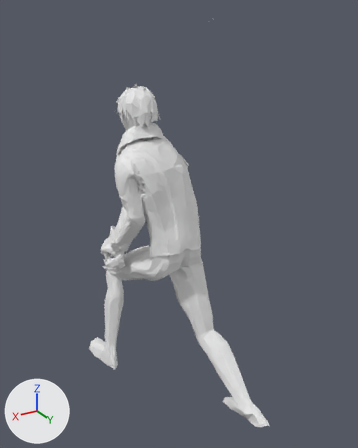
An edit to the FBX model Underhell/Assets/hero/hero underhellanik2.fbx, drawn before and after from the same camera.
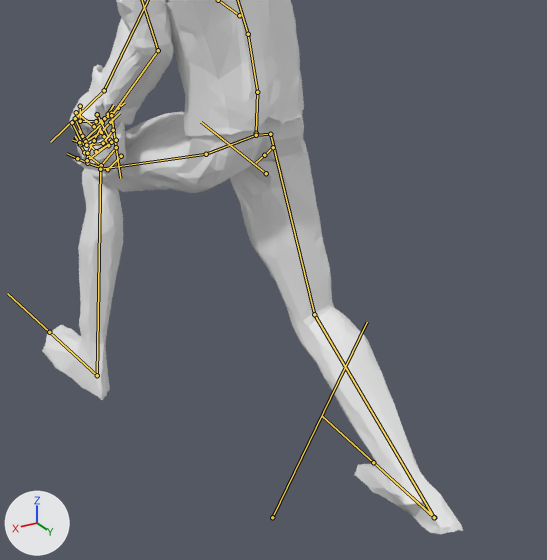
Old and new are each drawn whole from a 50 mm lens placed at (909.0, 1439.0, 900.0), pointed at (-106.0, -253.0, 54.0) and again close up on the part from 20% to 85% of the width and 44% to 98% of the height. Lighting does not change. The marker at lower left points along +X, +Y and +Z. Both versions are drawn at frame 1 of the action 'szkielet|PlaneAction'; the numbers are the values there. The bones that bend it are drawn over the model as lines in the close-ups.
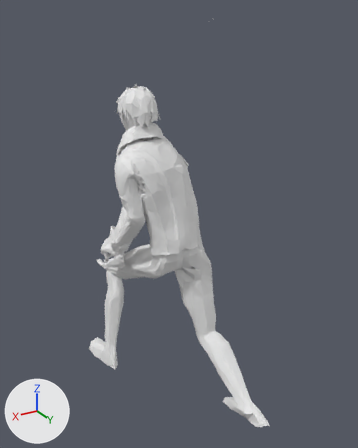
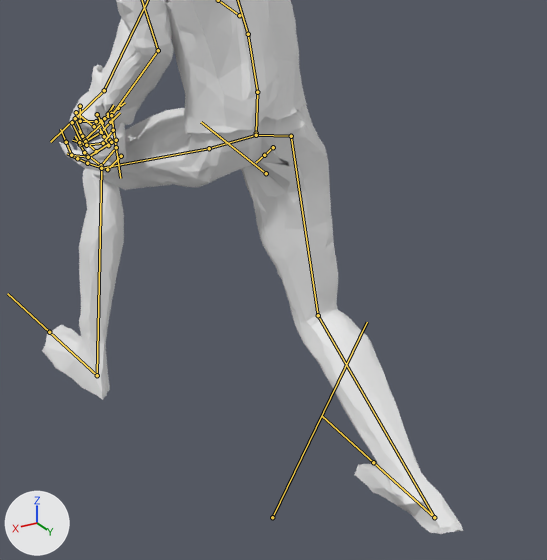
The change in detail:
Bone 'Bone.034' (bone_bone_034) turns from (75, 137, 38) to (93, 133, 37) degrees about its own x, y and z.
Bone 'Bone.035' (bone_bone_035) turns from (-97, -47, -22) to (-121, -59, 48) degrees about its own x, y and z.
Bone 'Bone.011' (bone_bone_011) turns from (0, 0, 0) to (5, 6, 13) degrees about its own x, y and z.
Bone 'Bone.012' (bone_bone_012) turns from (12, 5, -61) to (26, -3, -58) degrees about its own x, y and z.
Bone 'Bone.013' (bone_bone_013) turns from (-1, 1, 72) to (0, 0, 72) degrees about its own x, y and z.
Bone 'Bone.014' (bone_bone_014) turns from (0, 0, 0) to (-7, -16, 29) degrees about its own x, y and z.
Bone 'Bone.015' (bone_bone_015) turns from (-3, -30, -22) to (-26, -45, 23) degrees about its own x, y and z.
Bone 'Bone.016' (bone_bone_016) turns from (-15, -13, -26) to (-20, -15, -32) degrees about its own x, y and z.

Pixel boxes [x1, y1, x2, y2] of what changed, in the close-ups (547 x 560 px):
'Plane.010', posed: [42, 0, 463, 534] in both
bone 'Bone.034', root to tip: before (111, 142) to (87, 160); after (111, 142) to (88, 157)
bone 'Bone.035', root to tip: before (87, 160) to (87, 153); after (88, 157) to (71, 155)
bone 'Bone.011', root to tip: before (256, 135) to (206, 154); after (256, 135) to (209, 148)
bone 'Bone.012', root to tip: before (206, 154) to (100, 169); after (209, 148) to (101, 168)
bone 'Bone.013', root to tip: before (100, 169) to (97, 375); after (101, 168) to (97, 375)
bone 'Bone.014', root to tip: before (256, 135) to (270, 134); after (256, 135) to (291, 136)
bone 'Bone.015', root to tip: before (270, 134) to (314, 314); after (291, 136) to (318, 315)
bone 'Bone.016', root to tip: before (314, 314) to (434, 517); after (318, 315) to (434, 517)
